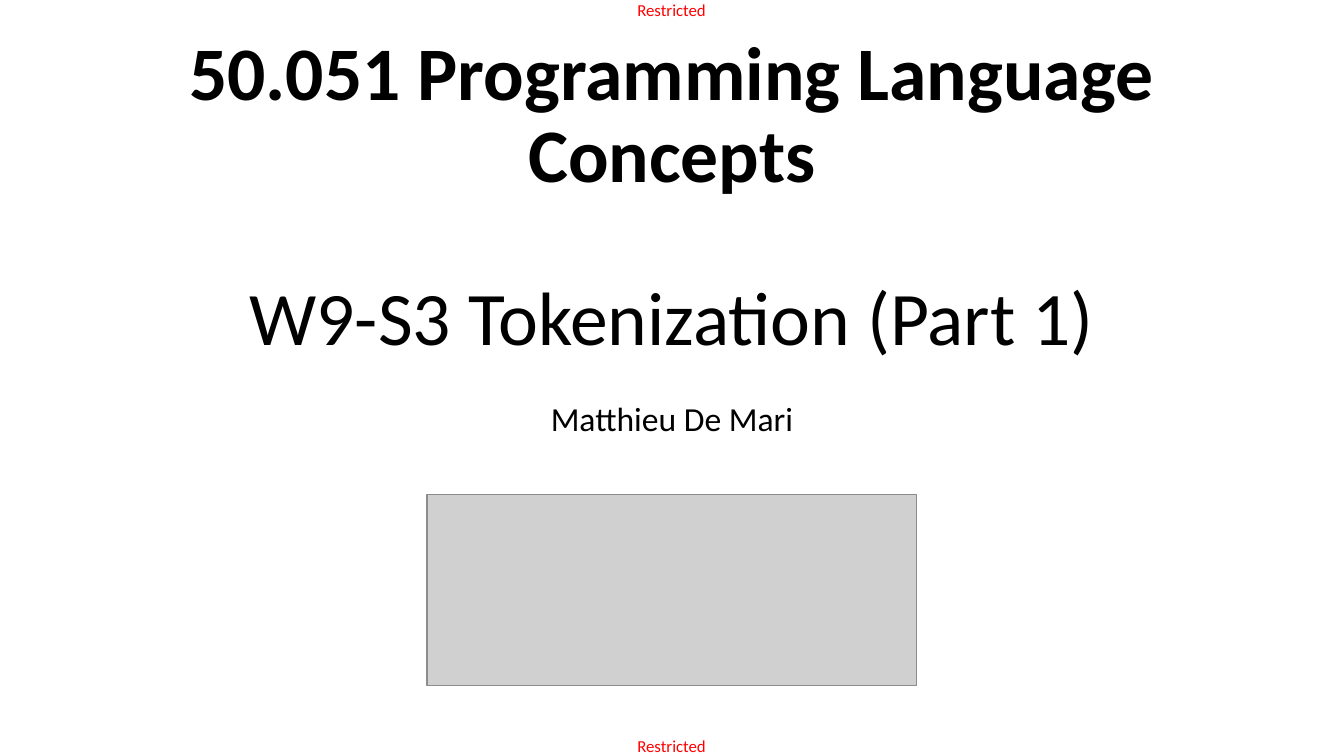
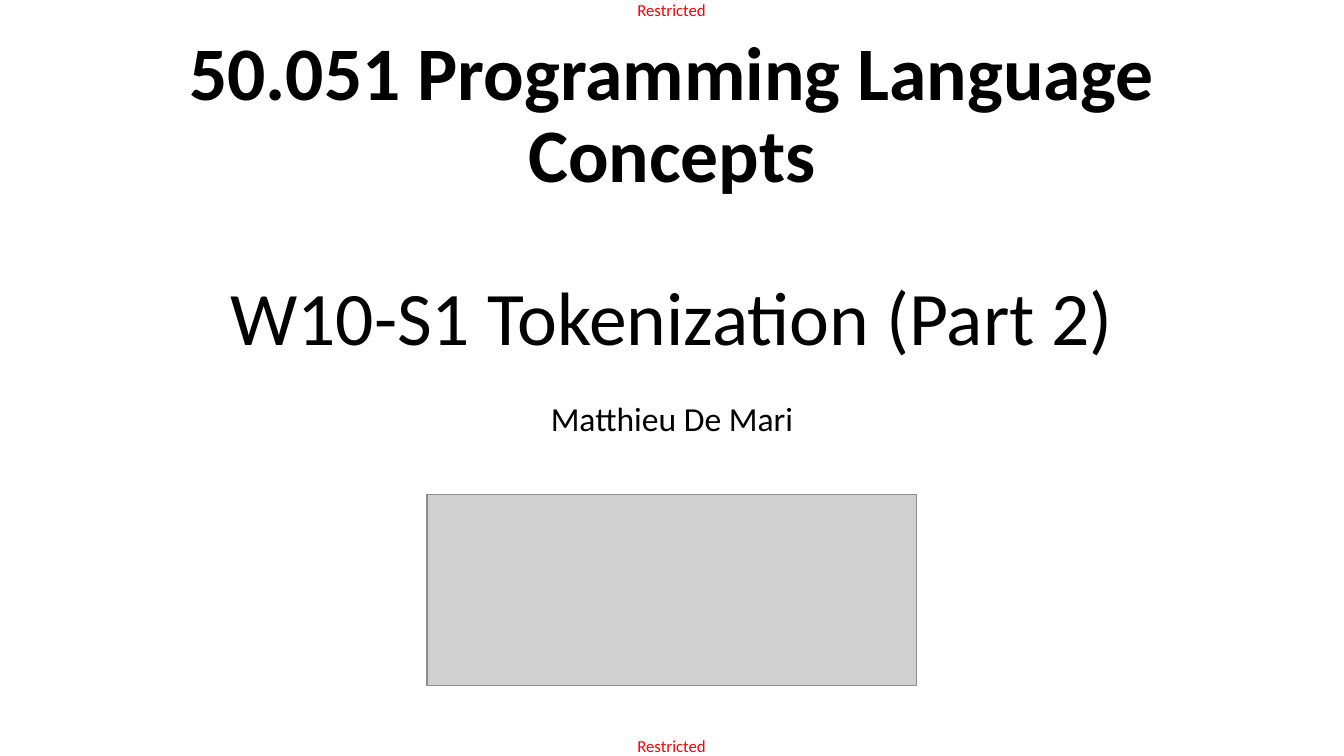
Before and after one commit to matthieudemari/SUTD_PLC_50_051, a slide deck: slide 1 of W10/W10S1/W10S1.pptx. Drawn at 1344x756 pixels with LibreOffice and Linux fonts; fonts in the diff are those of the drawing; grey boxes stand for pictures. Boxes give left, top, right and bottom in pixels: in the first picture for what was removed or moved away, otherwise in the second. Text is boxed around its words. In the diff, an @@ line names an element or a change of style, - is before the commit and + after.

Commit message:
Continued working on Tokenization for W10S1.

```diff
--- a/W10/W10S1/W10S1.pptx
+++ b/W10/W10S1/W10S1.pptx
@@ title at (189,47,1154,356): text changed @@
-50.051 Programming Language Concepts
-W9-S3 Tokenization (Part 1)
+50.051 Programming Language Concepts
+W10-S1 Tokenization (Part 2)
```
Also in this commit, not shown: 4 slides added, 47 slides removed, 4 other files.
